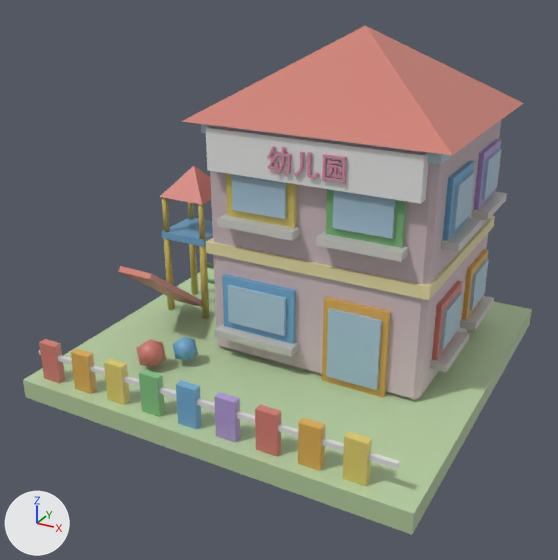
The glTF model county-tycoon/assets/resources/models3d/kindergarten.glb: old version first, new version second.
Rendered twice from a 50 mm camera at (1.334, -1.13, 1.031) aimed at (0.486, 0.41, 0.261). Lighting does not change. The marker at lower left points along +X, +Y and +Z. The picture after the commit comes second. Vertices at exactly the same position are counted once.

In view in the first picture: 'kindergarten'.
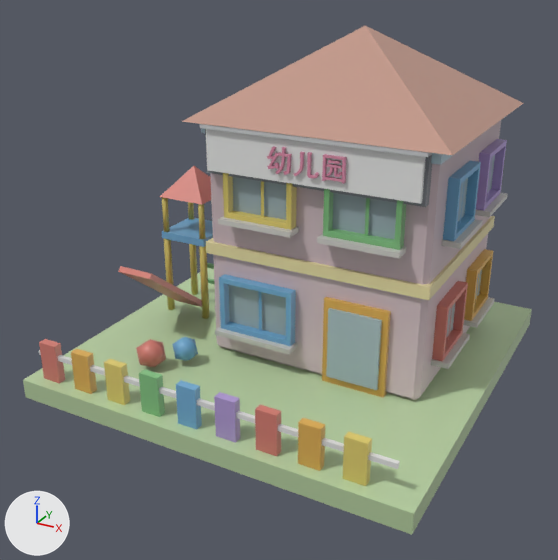
Where the newer file only moved an object's origin or applied its transform, the numbers keep the older frame.

Changed parts and their boxes [x1, y1, x2, y2] in the pictures (558 x 560 px):
part 1 of me_立方体, added (mostly hidden)
    after: [205, 129, 432, 207]
part 2 of me_立方体, added
    after: [200, 124, 433, 157]
part 3 of me_立方体, rebuilt
    before: [333, 190, 396, 239]
    after: [323, 189, 407, 250]
part 4 of me_立方体, rebuilt (16% shorter)
    before: [316, 232, 408, 262]
    after: [317, 234, 406, 259]
part 5 of me_立方体, rebuilt (15% wider)
    before: [462, 249, 488, 320]
    after: [464, 249, 494, 321]
part 6 of me_立方体, rebuilt (11% shorter)
    before: [460, 296, 494, 331]
    after: [463, 297, 495, 328]
part 7 of me_立方体, rebuilt (10% wider)
    before: [473, 139, 501, 210]
    after: [476, 139, 507, 211]
part 8 of me_立方体, rebuilt
    before: [226, 173, 297, 228]
    after: [223, 173, 297, 230]
part 9 of me_立方体, rebuilt (8% narrower, 17% shorter)
    before: [471, 191, 507, 220]
    after: [475, 193, 508, 217]
part 10 of me_立方体, rebuilt (18% shorter)
    before: [217, 214, 300, 241]
    after: [218, 216, 299, 238]
part 11 of me_立方体, rebuilt
    before: [222, 274, 296, 344]
    after: [219, 274, 296, 346]
part 12 of me_立方体, rebuilt
    before: [432, 280, 462, 360]
    after: [432, 281, 468, 362]
part 13 of me_立方体, rebuilt
    before: [214, 323, 299, 357]
    after: [215, 326, 297, 354]
part 14 of me_立方体, rebuilt (12% shorter)
    before: [430, 331, 469, 372]
    after: [431, 333, 470, 369]
part 15 of me_立方体, rebuilt
    before: [443, 160, 475, 240]
    after: [443, 160, 481, 241]
part 16 of me_立方体, rebuilt (11% shorter)
    before: [440, 218, 482, 252]
    after: [442, 219, 483, 249]
part 17 of me_立方体, deleted
    before: [231, 149, 502, 350]
part 18 of me_立方体, cut back (mostly hidden afterwards)
    before: [227, 285, 286, 336]
    after: [258, 157, 493, 340]
part 19 of me_立方体, recoloured
    both: [182, 26, 523, 390]

The change, as a diff of the scene's bpy script:
```diff
--- a/county-tycoon/assets/resources/models3d/kindergarten.glb.py
+++ b/county-tycoon/assets/resources/models3d/kindergarten.glb.py
@@ mat_housing @@
+mat_housing = bpy.data.materials.new('housing')
+# nodes: BsdfPrincipled, Mix, OutputMaterial, VertexColor
+# colours: white #e7e7e7, mixed with the vertex colours
@@ me_立方体 @@
-me_立方体.from_pydata(...)  # 1182 vertices, 2024 faces; spans x -0.5..0.5, y -0.5..0.5, z -0.025..0.825
+me_立方体.from_pydata(...)  # 1254 vertices, 2076 faces; spans x -0.5..0.5, y -0.5..0.5, z -0.025..0.825
+# me_立方体 part 1: a new loose piece, a box spanning x -0.168..0.368, y -0.161..-0.131, z 0.506..0.624, in mat_housing
+# me_立方体 part 2: a new loose piece, a box spanning x -0.17..0.37, y -0.179..-0.131, z 0.615..0.624, in mat_housing
+# me_立方体 part 3: the loose piece of 8 vertices spanning x 0.16..0.3, y -0.16..-0.14, z 0.425..0.525 is rebuilt with 16 vertices and now spans x 0.14..0.32, y -0.166..-0.141, z 0.405..0.545
+# me_立方体 part 4: the loose piece of 8 vertices spanning x 0.13..0.33, y -0.18..-0.14, z 0.385..0.405 is rebuilt with 8 vertices and now spans x 0.134..0.326, y -0.183..-0.141, z 0.392..0.405
+# me_立方体 part 5: the loose piece of 8 vertices spanning x 0.372..0.392, y 0.18..0.34, z 0.105..0.245 is rebuilt with 16 vertices and now spans x 0.381..0.406, y 0.18..0.34, z 0.105..0.245
+# me_立方体 part 6: the loose piece of 8 vertices spanning x 0.38..0.42, y 0.17..0.35, z 0.085..0.105 is rebuilt with 8 vertices and now spans x 0.381..0.423, y 0.174..0.346, z 0.092..0.105
+# me_立方体 part 7: the loose piece of 8 vertices spanning x 0.372..0.392, y 0.18..0.34, z 0.405..0.545 is rebuilt with 16 vertices and now spans x 0.381..0.406, y 0.18..0.34, z 0.405..0.545
+# me_立方体 part 8: the loose piece of 8 vertices spanning x -0.12..0.06, y -0.152..-0.132, z 0.405..0.545 is rebuilt with 16 vertices and now spans x -0.12..0.06, y -0.166..-0.141, z 0.405..0.545
+# me_立方体 part 9: the loose piece of 8 vertices spanning x 0.38..0.42, y 0.17..0.35, z 0.385..0.405 is rebuilt with 8 vertices and now spans x 0.381..0.423, y 0.174..0.346, z 0.392..0.405
+# me_立方体 part 10: the loose piece of 8 vertices spanning x -0.13..0.07, y -0.18..-0.14, z 0.385..0.405 is rebuilt with 8 vertices and now spans x -0.126..0.066, y -0.183..-0.141, z 0.392..0.405
+# me_立方体 part 11: the loose piece of 8 vertices spanning x -0.14..0.06, y -0.152..-0.132, z 0.105..0.245 is rebuilt with 16 vertices and now spans x -0.14..0.06, y -0.166..-0.141, z 0.105..0.245
+# me_立方体 part 12: the loose piece of 8 vertices spanning x 0.372..0.392, y -0.06..0.1, z 0.105..0.245 is rebuilt with 16 vertices and now spans x 0.381..0.406, y -0.06..0.1, z 0.105..0.245
+# me_立方体 part 13: the loose piece of 8 vertices spanning x -0.15..0.07, y -0.18..-0.14, z 0.085..0.105 is rebuilt with 8 vertices and now spans x -0.146..0.066, y -0.183..-0.141, z 0.092..0.105
+# me_立方体 part 14: the loose piece of 8 vertices spanning x 0.38..0.42, y -0.07..0.11, z 0.085..0.105 is rebuilt with 8 vertices and now spans x 0.381..0.423, y -0.066..0.106, z 0.092..0.105
+# me_立方体 part 15: the loose piece of 8 vertices spanning x 0.372..0.392, y -0.06..0.1, z 0.405..0.545 is rebuilt with 16 vertices and now spans x 0.381..0.406, y -0.06..0.1, z 0.405..0.545
+# me_立方体 part 16: the loose piece of 8 vertices spanning x 0.38..0.42, y -0.07..0.11, z 0.385..0.405 is rebuilt with 8 vertices and now spans x 0.381..0.423, y -0.066..0.106, z 0.392..0.405
+# me_立方体 part 17: 12 loose pieces with 96 vertices, spanning x -0.2..0.4, y -0.16..0.4, z 0.125..0.545, are deleted
+# me_立方体 part 18: 16 vertices removed from x -0.14..0.06, y -0.16..0.392, z 0.105..0.245; 56 vertices added at x -0.192..0.392, y -0.152..0.392, z 0.118..0.532
+# me_立方体 part 19: 18 faces spanning x -0.22..0.42, y -0.18..0.42, z 0.045..0.825 switch from mat_lit to mat_housing
+# other edits to the shape of me_立方体 do not show in these pictures
 me_立方体.materials.append(mat_emit)
```
